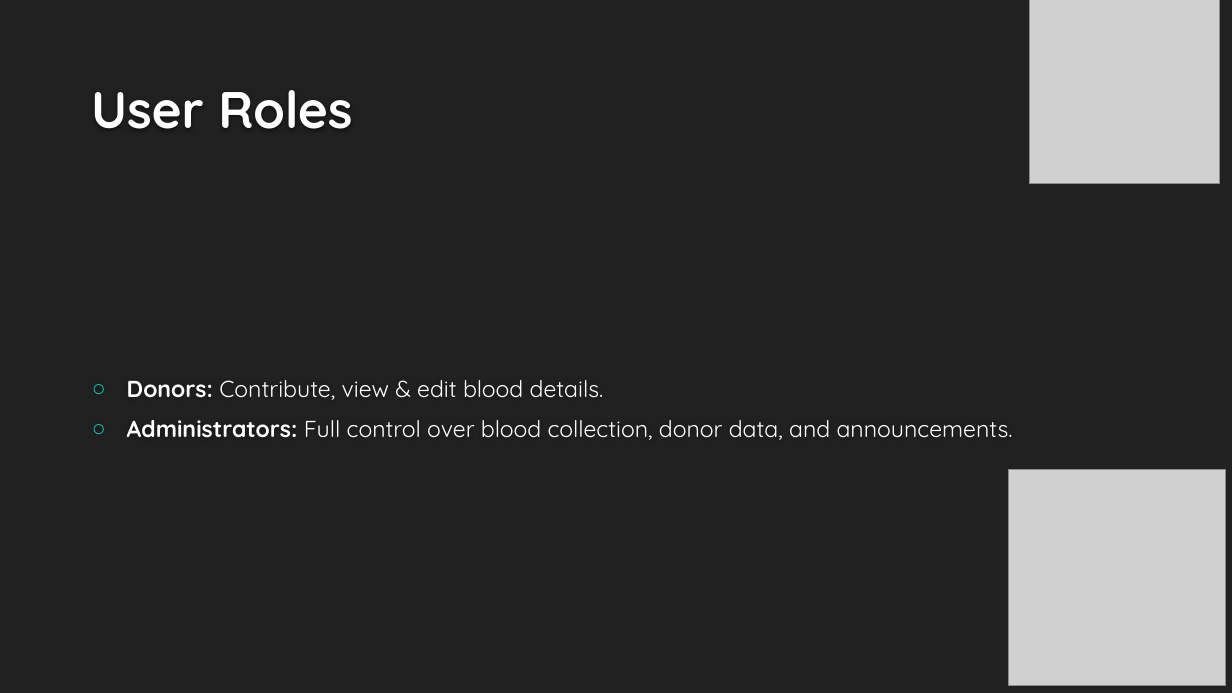
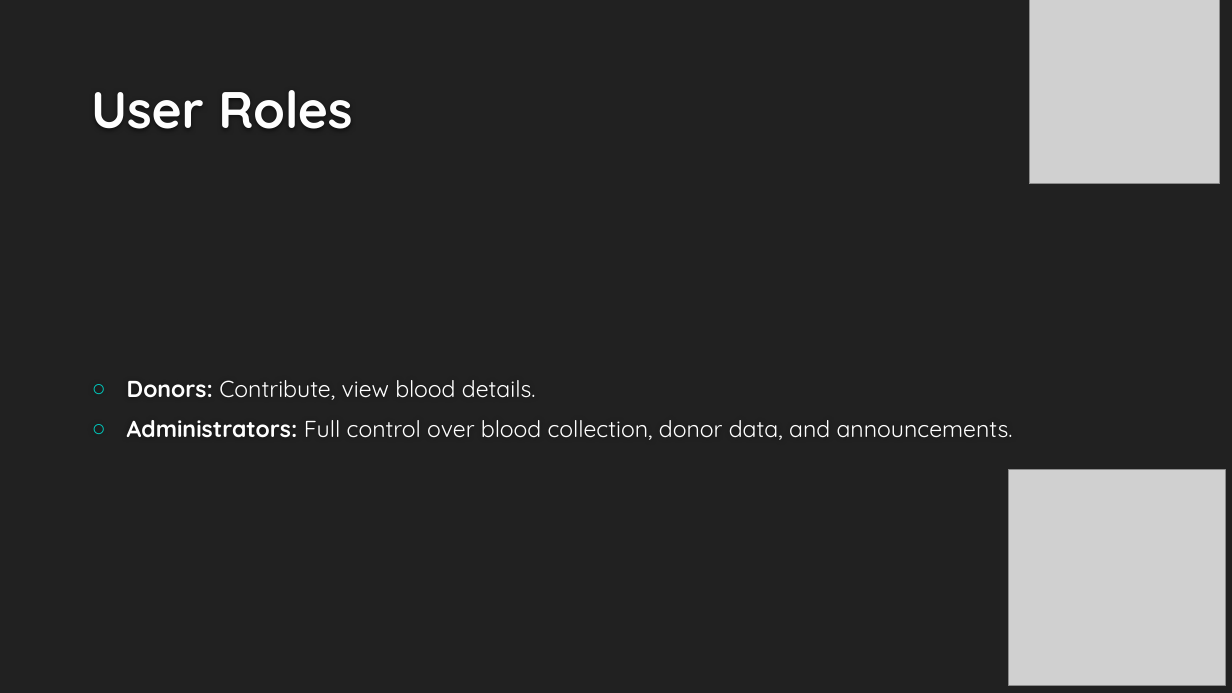
Before and after one commit to rai-mukul/Blood_Donor_Management_System, a slide deck: slide 4 of Blood Donor Management System.pptx. Drawn at 1232x693 pixels with LibreOffice and Linux fonts; fonts in the diff are those of the drawing; grey boxes stand for pictures; background and template pictures are left out. Boxes give left, top, right and bottom in pixels: in the first picture for what was removed or moved away, otherwise in the second. Text is boxed around its words. In the diff, an @@ line names an element or a change of style, - is before the commit and + after.

```diff
--- a/Blood Donor Management System.pptx
+++ b/Blood Donor Management System.pptx
@@ text at (127, 380, 536, 400): text changed @@
-○ Donors: Contribute, view & edit blood details.
+○ Donors: Contribute, view blood details.
```
Also in this commit, not shown: 1 slide added, 9 other files.
